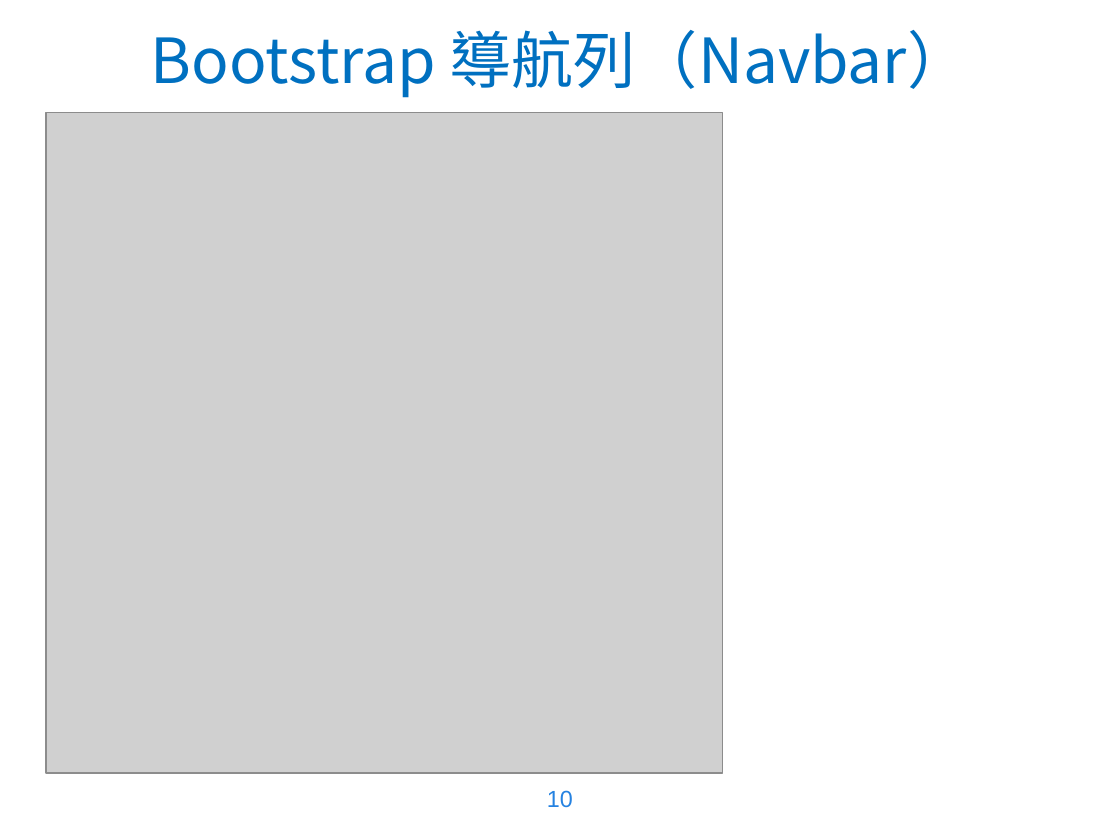
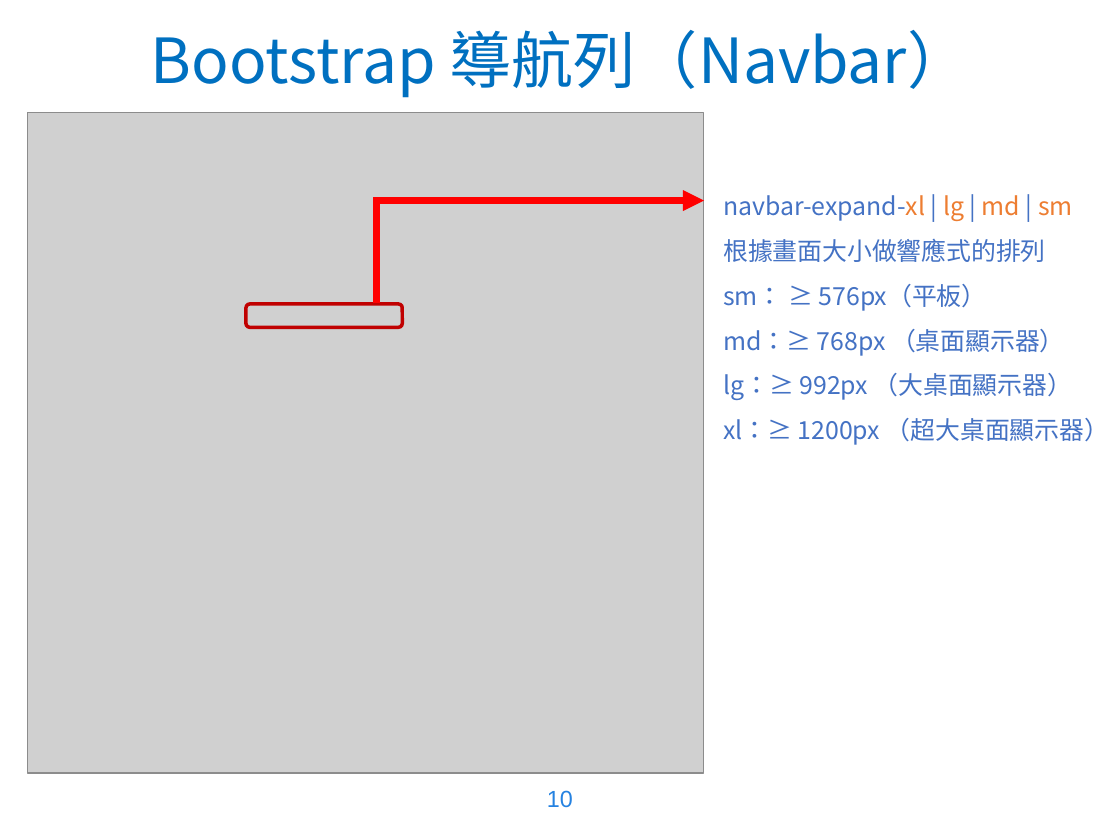
Before and after one commit to WaRTanKE7/WebClubData, a slide deck: slide 10 of 教學簡報/Bootstrap 4.pptx. Drawn at 1120x840 pixels with LibreOffice and Linux fonts; fonts in the diff are those of the drawing; grey boxes stand for pictures; background and template pictures are left out. Boxes give left, top, right and bottom in pixels: in the first picture for what was removed or moved away, otherwise in the second. Text is boxed around its words. In the diff, an @@ line names an element or a change of style, - is before the commit and + after.

```diff
--- a/教學簡報/Bootstrap 4.pptx
+++ b/教學簡報/Bootstrap 4.pptx
@@ picture: place and size @@
-picture at [46, 113, 722, 773]
+picture at [27, 113, 703, 773]
@@ elbow arrow added from (373, 299) to (704, 200), #FF0000 4.5 pt @@
@@ text added at [723, 195, 1109, 445], 16 pt, text #4472C4 @@
+navbar-expand-xl | lg | md | sm
+根據畫面大小做響應式的排列
+sm： ≥ 576px（平板）
+md：≥ 768px （桌面顯示器）
+lg：≥ 992px （大桌面顯示器）
+xl：≥ 1200px （超大桌面顯示器）
@@ rounded rectangle added at [246, 304, 403, 327], outline #C00000 2.25 pt @@
```
Also in this commit, not shown: 1 other slide changed, 1 slide added, 3 other files.
